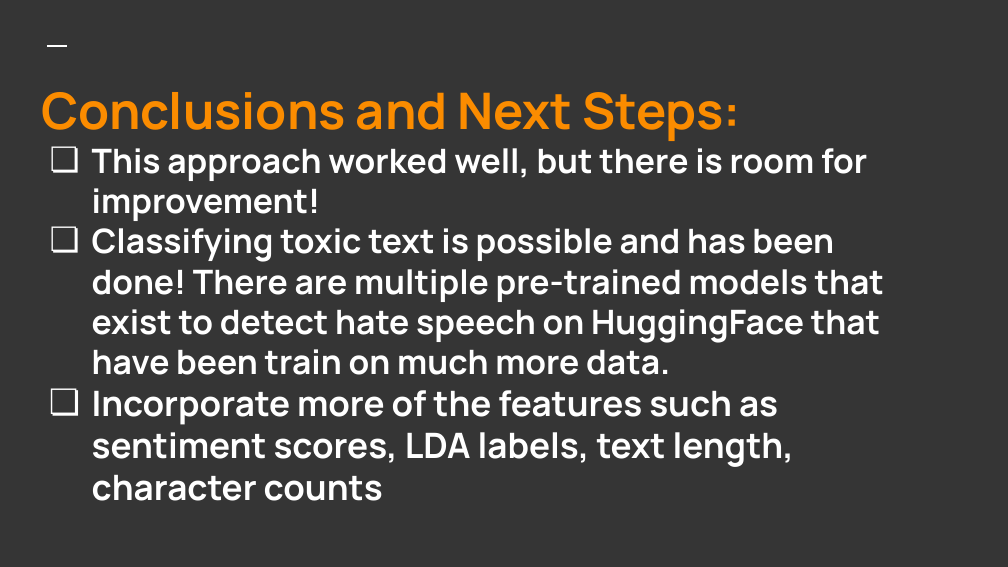
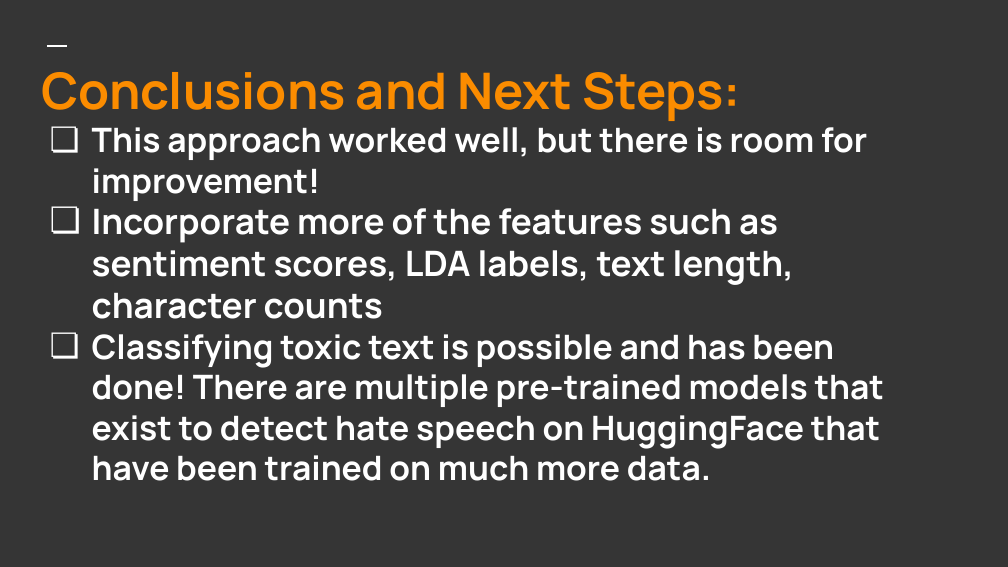
Before and after one commit to har1113/techx_online_toxicity_classification, a slide deck: slide 19 of Taming The Trolls.pptx (slide 20 before the commit). Drawn at 1008x567 pixels with LibreOffice and Linux fonts; fonts in the diff are those of the drawing. Boxes give left, top, right and bottom in pixels: in the first picture for what was removed or moved away, otherwise in the second. Text is boxed around its words. In the diff, an @@ line names an element or a change of style, - is before the commit and + after.

```diff
--- a/Taming The Trolls.pptx
+++ b/Taming The Trolls.pptx
@@ title at (92, 228, 884, 375): paragraph removed @@
-❏ Classifying toxic text is possible and has been done! There are multiple pre-trained models that exist to detect hate speech on HuggingFace that have been train on much more data.
@@ title at (92, 334, 884, 481): paragraph added @@
+❏ Classifying toxic text is possible and has been done! There are multiple pre-trained models that exist to detect hate speech on HuggingFace that have been trained on much more data.
```
Also in this commit, not shown: 5 other slides changed, 1 slide added, 2 slides removed.
